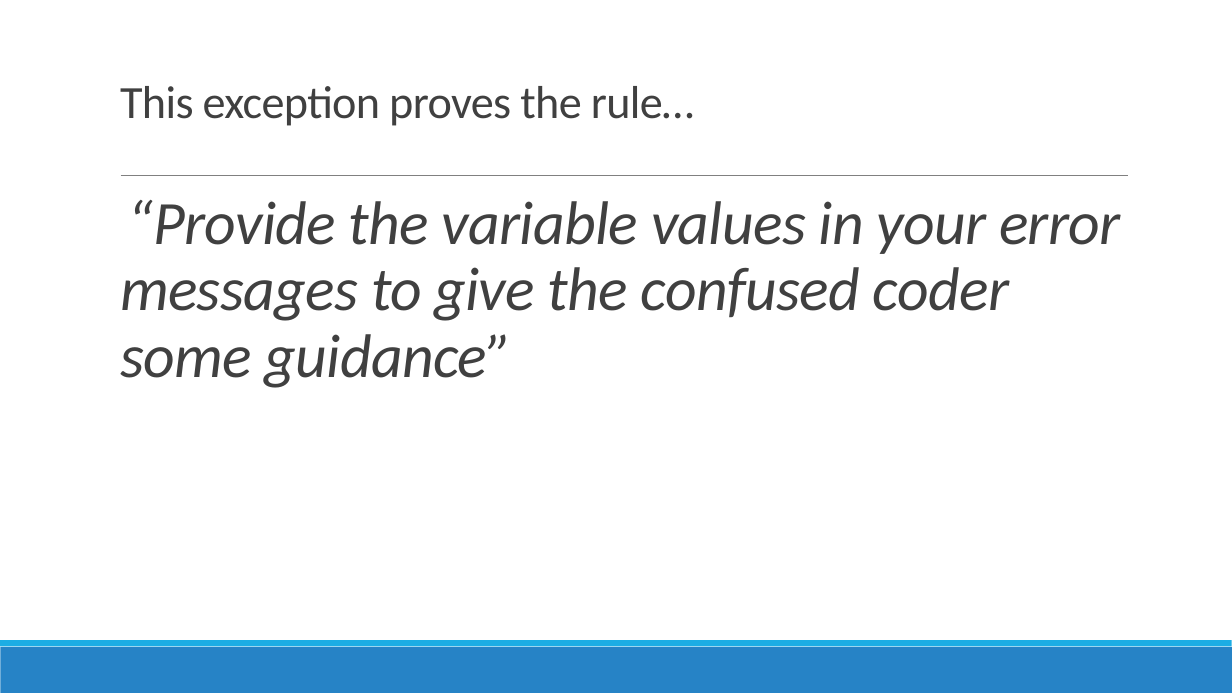
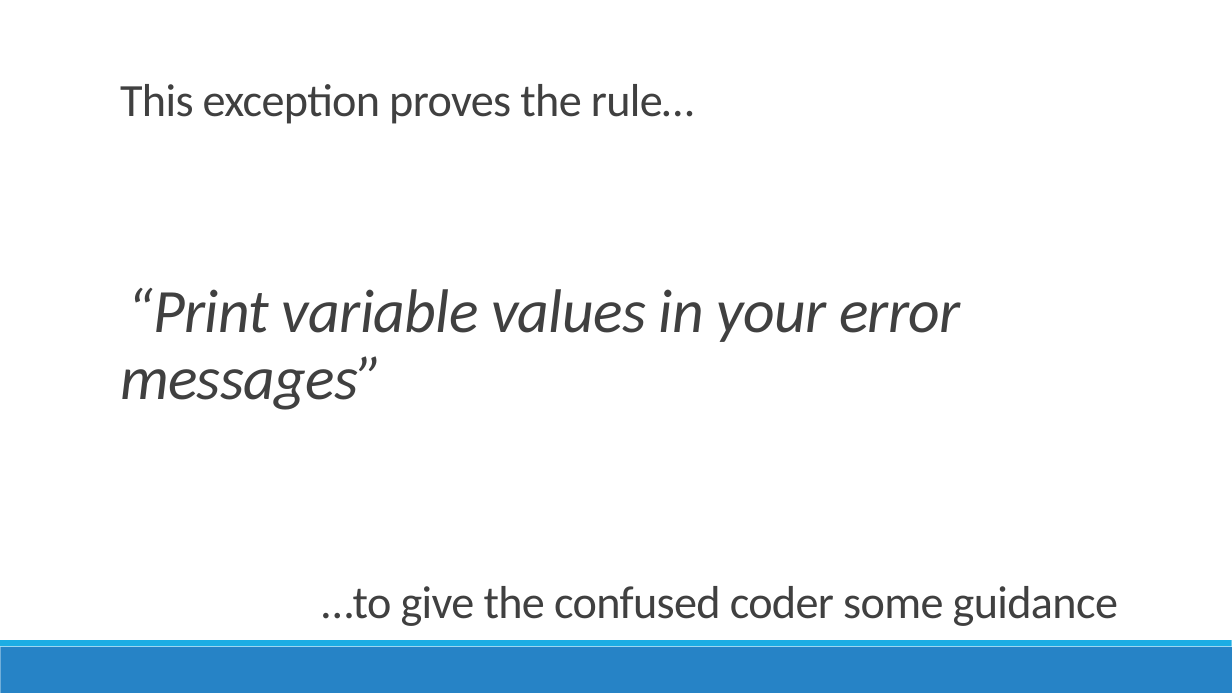
Before and after one commit to jamesrcounts/ExceptionalTalk, a slide deck: slide 5 of Talk.pptx. Drawn at 1232x693 pixels with LibreOffice and Linux fonts; fonts in the diff are those of the drawing. Boxes give left, top, right and bottom in pixels: in the first picture for what was removed or moved away, otherwise in the second. Text is boxed around its words. In the diff, an @@ line names an element or a change of style, - is before the commit and + after.

Commit message:
Formatting

```diff
--- a/Talk.pptx
+++ b/Talk.pptx
@@ text "“Print variable values in your ..." at bbox=[120, 288, 961, 410]: vertical alignment top to middle @@
@@ line removed from (121, 176) to (1128, 176) @@
@@ text at bbox=[120, 288, 961, 410]: text changed @@
-  “Provide the variable values in your error messages to give the confused coder some guidance”
+  “Print variable values in your error messages”
@@ text added at bbox=[322, 586, 1118, 626], 36 pt, text #404040 @@
+…to give the confused coder some guidance
```
Also in this commit, not shown: 1 slide added.
